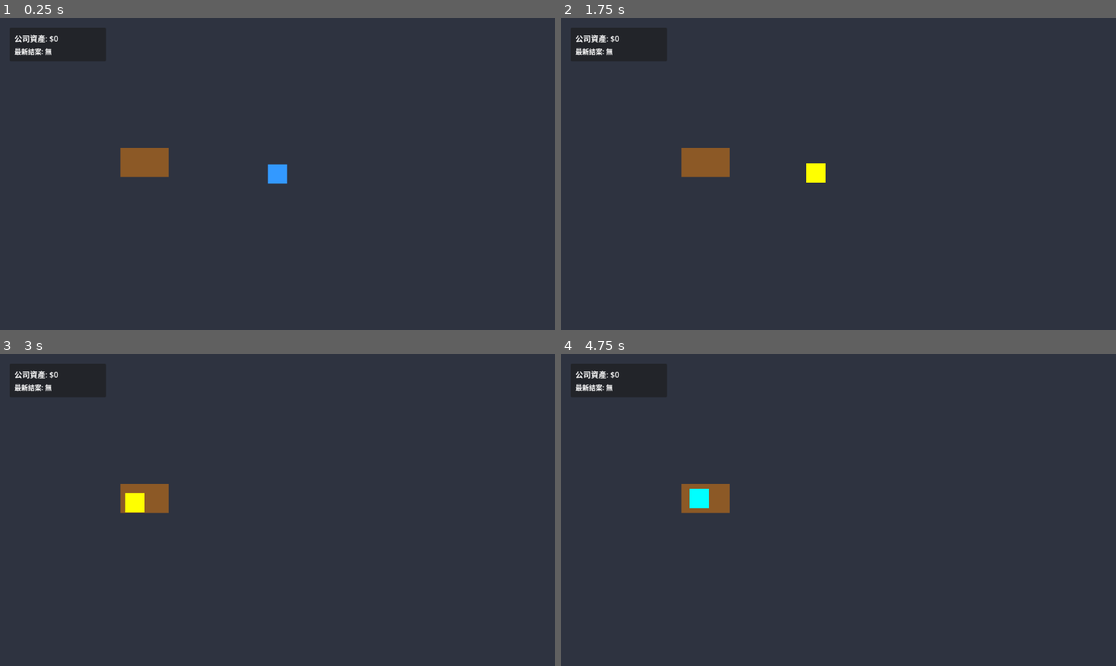
Above: before the commit, frames 1-4 (two rows, left to right).
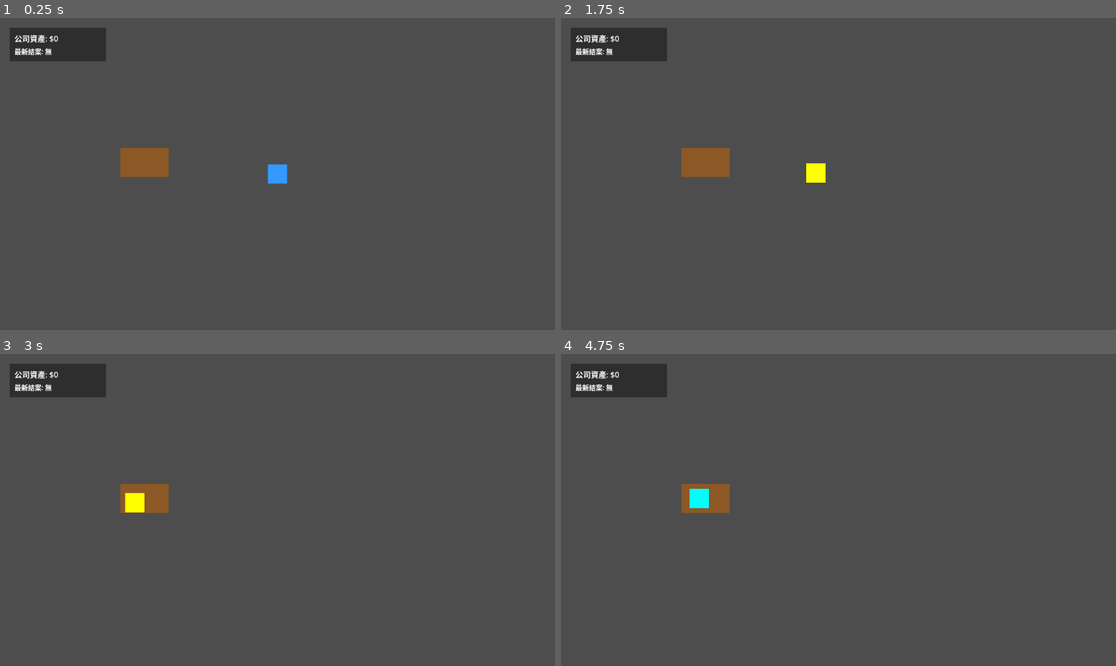
Above: after the commit, the same moments.

Repository: michaelchang-jpg/cs-tycoon
Game: Godot game, scene res://scenes/main.tscn
Two runs of this game, one before a commit and one after it. Both use one fixed random seed, a clock stepped at 60 frames per second and the inputs below.
Inputs:
- Up to frame 1 (0.25 s): no input
- Up to frame 2 (1.75 s): tap Enter at 0.5 s; tap Space at 1.25 s
- Up to frame 3 (3 s): no input
- Up to frame 4 (4.75 s): no input

The runs differ from the first frame. In frame 1, 97% of the frame differs, in the area x 0-100%, y 0-100%; in frame 2, 97%; in frame 3, 97%; in frame 4, 97%.

Commit message:
Restructure scene hierarchy for LimeZu assets and enable Y-Sort

Diff:
--- a/scenes/main.tscn
+++ b/scenes/main.tscn
@@ -3,12 +3,6 @@
 [ext_resource type="Script" path="res://scripts/employee.gd" id="1_employee"]
 [ext_resource type="Script" path="res://scripts/desk.gd" id="2_desk"]
 [ext_resource type="Script" path="res://scripts/game_manager.gd" id="3_manager"]
-
-[sub_resource type="RectangleShape2D" id="RectangleShape2D_wall_h"]
-size = Vector2(1152, 20)
-
-[sub_resource type="RectangleShape2D" id="RectangleShape2D_wall_v"]
-size = Vector2(20, 648)
 
 [sub_resource type="RectangleShape2D" id="RectangleShape2D_employee"]
 size = Vector2(40, 40)
@@ -19,46 +13,28 @@
 [node name="Main" type="Node2D"]
 script = ExtResource("3_manager")
 
-[node name="Walls" type="Node2D" parent="."]
+[node name="World" type="Node2D" parent="."]
+y_sort_enabled = true
 
-[node name="TopWall" type="StaticBody2D" parent="Walls"]
-position = Vector2(576, -10)
-
-[node name="CollisionShape2D" type="CollisionShape2D" parent="Walls/TopWall"]
-shape = SubResource("RectangleShape2D_wall_h")
-
-[node name="BottomWall" type="StaticBody2D" parent="Walls"]
-position = Vector2(576, 658)
-
-[node name="CollisionShape2D" type="CollisionShape2D" parent="Walls/BottomWall"]
-shape = SubResource("RectangleShape2D_wall_h")
-
-[node name="LeftWall" type="StaticBody2D" parent="Walls"]
-position = Vector2(-10, 324)
-
-[node name="CollisionShape2D" type="CollisionShape2D" parent="Walls/LeftWall"]
-shape = SubResource("RectangleShape2D_wall_v")
-
-[node name="RightWall" type="StaticBody2D" parent="Walls"]
-position = Vector2(1162, 324)
-
-[node name="CollisionShape2D" type="CollisionShape2D" parent="Walls/RightWall"]
-shape = SubResource("RectangleShape2D_wall_v")
-
-[node name="Background" type="ColorRect" parent="."]
-offset_right = 1152.0
-offset_bottom = 648.0
-color = Color(0.18, 0.2, 0.25, 1)
+[node name="FloorLayer" type="TileMapLayer" parent="World"]
+z_index = -1
+tile_set = null
 metadata/_edit_lock_ = true
 
-[node name="Desk" type="Area2D" parent="."]
+[node name="WallLayer" type="TileMapLayer" parent="World"]
+tile_set = null
+
+[node name="Entities" type="Node2D" parent="World"]
+y_sort_enabled = true
+
+[node name="Desk" type="Area2D" parent="World/Entities"]
 position = Vector2(300, 300)
 script = ExtResource("2_desk")
 
-[node name="CollisionShape2D" type="CollisionShape2D" parent="Desk"]
+[node name="CollisionShape2D" type="CollisionShape2D" parent="World/Entities/Desk"]
 shape = SubResource("RectangleShape2D_desk_area")
 
-[node name="Visual" type="ColorRect" parent="Desk"]
+[node name="Visual" type="ColorRect" parent="World/Entities/Desk"]
 anchors_preset = 8
 anchor_left = 0.5
 anchor_top = 0.5
@@ -72,17 +48,17 @@
 grow_vertical = 2
 color = Color(0.55, 0.35, 0.15, 1)
 
-[node name="ChairPosition" type="Marker2D" parent="Desk"]
+[node name="ChairPosition" type="Marker2D" parent="World/Entities/Desk"]
 position = Vector2(0, 40)
 
-[node name="Employee" type="CharacterBody2D" parent="."]
+[node name="Employee" type="CharacterBody2D" parent="World/Entities"]
 position = Vector2(576, 324)
 script = ExtResource("1_employee")
 
-[node name="CollisionShape2D" type="CollisionShape2D" parent="Employee"]
+[node name="CollisionShape2D" type="CollisionShape2D" parent="World/Entities/Employee"]
 shape = SubResource("RectangleShape2D_employee")
 
-[node name="Sprite" type="ColorRect" parent="Employee"]
+[node name="Sprite" type="ColorRect" parent="World/Entities/Employee"]
 anchors_preset = 8
 anchor_left = 0.5
 anchor_top = 0.5
--- a/scripts/game_manager.gd
+++ b/scripts/game_manager.gd
@@ -4,7 +4,7 @@
 ## 修正：正確的 UI 節點路徑與資產更新邏輯
 
 var total_money: int = 0
-@onready var employee: Employee = $Employee
+@onready var employee: Employee = $World/Entities/Employee
 
 # --- UI 引用 (路徑與 main.tscn 保持一致) ---
 @onready var money_label: Label = $UI/Control/PanelContainer/MarginContainer/VBoxContainer/MoneyLabel
Not shown, changed: DEVLOG.md
Not shown, changed: ROADMAP.md
